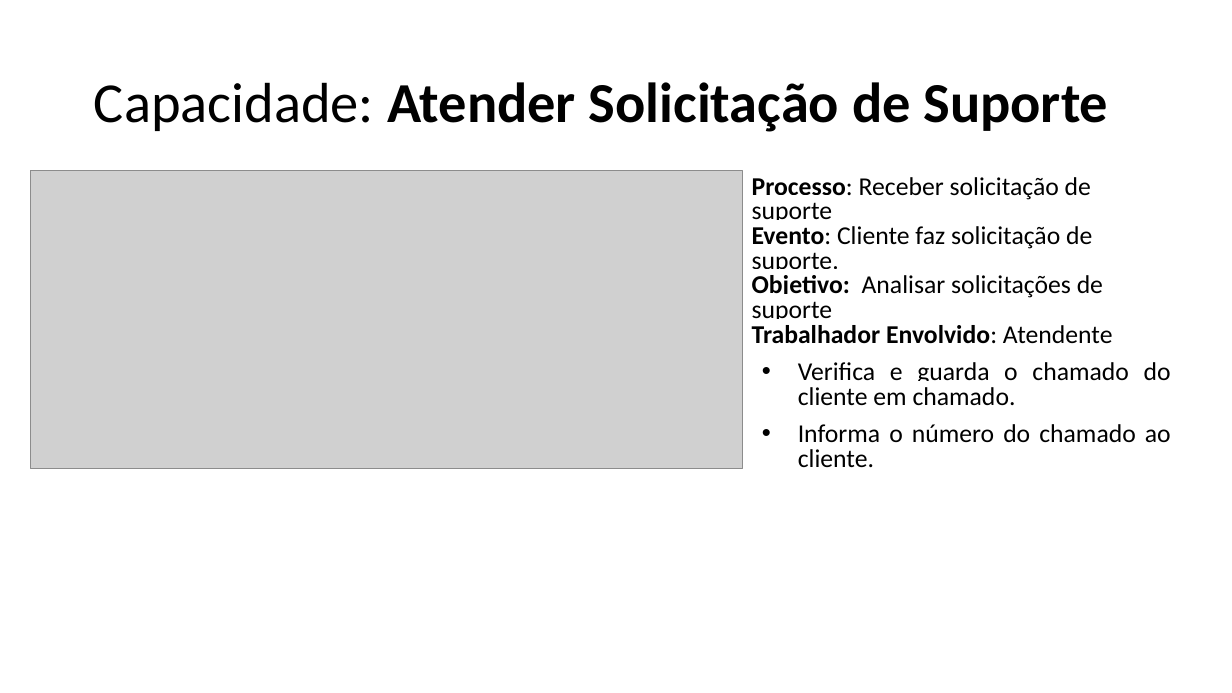
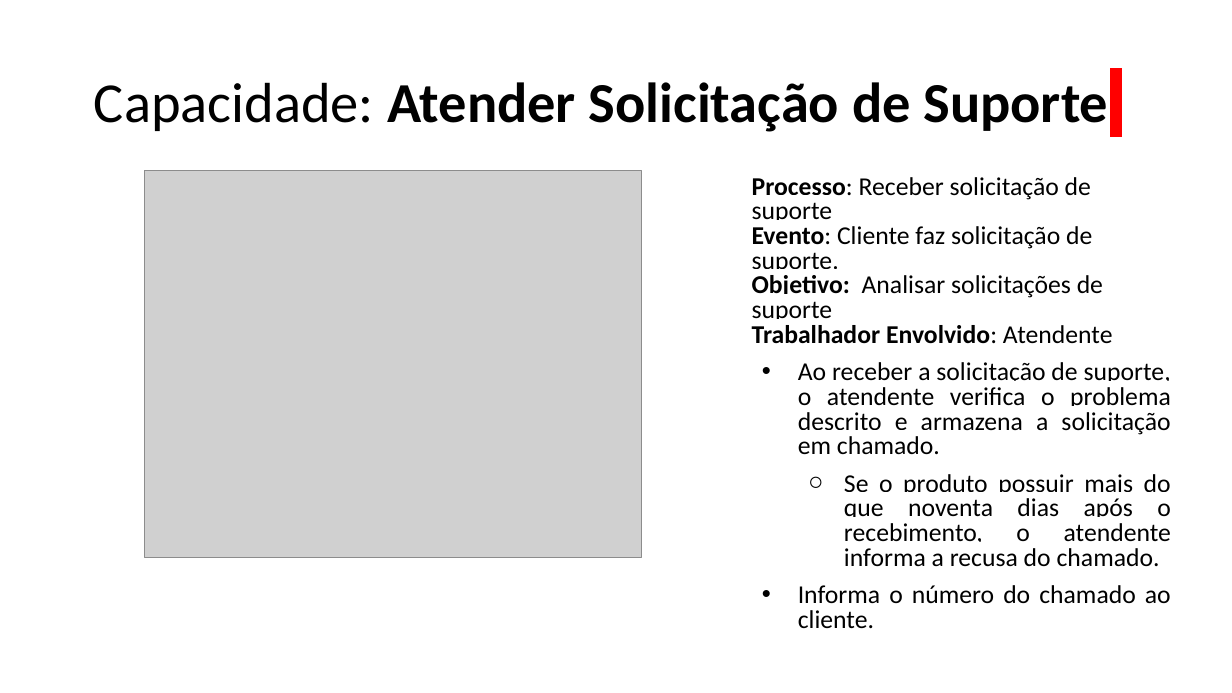
Before and after one commit to emersonsoaresdasilva/projeto-ope, a slide deck: slide 7 of 18-Descrição dos Processos de Negócio.pptx. Drawn at 1232x693 pixels with LibreOffice and Linux fonts; fonts in the diff are those of the drawing; grey boxes stand for pictures. Boxes give left, top, right and bottom in pixels: in the first picture for what was removed or moved away, otherwise in the second. Text is boxed around its words. In the diff, an @@ line names an element or a change of style, - is before the commit and + after.

```diff
--- a/18-Descrição dos Processos de Negócio.pptx
+++ b/18-Descrição dos Processos de Negócio.pptx
@@ title "Capacidade: Atender Solicitação de Suporte" at (94, 82, 1108, 132): highlight none to #FFFFFF @@
@@ picture: place and size @@
-picture at (30, 171, 742, 470)
+picture at (145, 171, 642, 558)
@@ text at (798, 362, 1171, 567): text changed @@
-• Verifica e guarda o chamado do cliente em chamado.
+• Ao receber a solicitação de suporte, o atendente verifica o problema descrito e armazena a solicitação em chamado.
+  ○ Se o produto possuir mais do que noventa dias após o recebimento, o atendente informa a recusa do chamado.
```
Also in this commit, not shown: 22 other slides changed, 13 other files.
